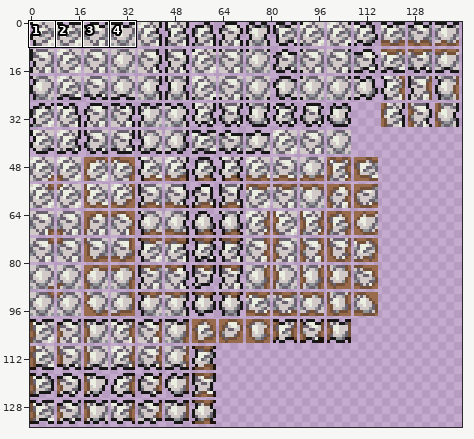
Edited in one commit: sprite sheet (Tiles/Purified/StonePure.png). The picture above shows the old version from afar; the outline marks the close-up.
Close-up. Before:
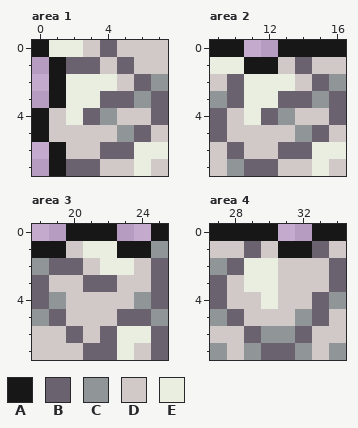
The file is 288x270 pixels, drawn in blocks of 2x2; one block is one cell here. Shown: area 1: x 0..7, y 0..7; area 2: x 9..16, y 0..7; area 3: x 18..25, y 0..7; area 4: x 27..34, y 0..7. The commit also changed other parts of the picture, which this record leaves out.
Palette (. is transparent): A #171717  B #6b626f  C #909698  D #d0c9c7  E #e9eee0
Pixels before, area 1, first column x 0:
0 AEEDBDDD
1 .ABBDBDD
2 .AEEEDBC
3 .AEEBBCB
4 ADEBCDDB
5 ADDDDCBD
6 .ADDBBEE
7 .ABBDDED
Pixels before, area 2, first column x 9:
0 AA..AAAA
1 EEAADBDD
2 DBEEEDBC
3 CBEEBBCB
4 BDEBCDDB
5 BDDDDCBD
6 DBDDBBEE
7 DCBBDDED
Pixels before, area 3, first column x 18:
0 ..AAA..A
1 AADEEAAC
2 CBBDEEDB
3 BDDBBDDB
4 BCDDDDCB
5 CBDDDBBC
6 DDBDBEEB
7 DDDBBEDB
Pixels before, area 4, first column x 27:
0 AAAA..AA
1 DDBDAABD
2 CBEEDDDB
3 BDEEDDDB
4 BDDEDDBC
5 CBDDDCBD
6 DDBCCBDD
7 CDCBBCDC
And afterwards:
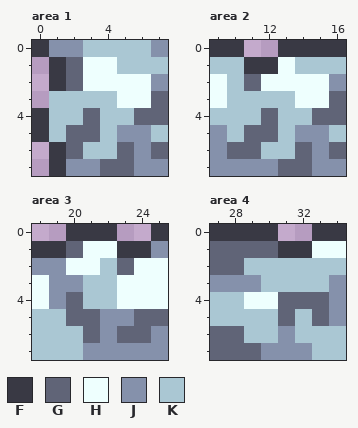
Colours new in this view: F #393944  G #606477  H #eefffe  J #8591ab  K #aac7d3
Edits made:
Changed rows in their new state; - is an unchanged pixel.
Area 1:
first column x 0:
0 FJJKKKKJ
1 -FGHHKKK
2 -FGHHHHJ
3 -KKKKHHG
4 FKKGKKGG
5 FKGGKJJK
6 -FGKKGJG
7 -FJJGGJJ
Area 2:
first column x 9:
0 FF--FFFF
1 KKFFHKKK
2 HKGHHHHJ
3 HKKKKHHG
4 KKKGKKGG
5 JKGGKJJK
6 JGGKKGJG
7 JJJJGGJJ
Area 3:
first column x 18:
0 --FFF--F
1 FFGHHFFJ
2 JJHHKGHH
3 HJJKKHHH
4 HJGKKHHH
5 KKGGJJGG
6 KKKGJGGJ
7 KKKJJJJJ
Area 4:
first column x 27:
0 FFFF--FF
1 GGGGFFHH
2 GGKKKKKK
3 JJJKKKKJ
4 KKHHGGGJ
5 KKKKGKGJ
6 GGKKJKKK
7 GGGJJJKK
Where, in picture pixels (left, top, right, bottom), the same in both close-ups:
changed: (32, 40, 168, 176)
changed: (210, 40, 346, 176)
changed: (32, 224, 168, 360)
changed: (210, 224, 346, 360)
